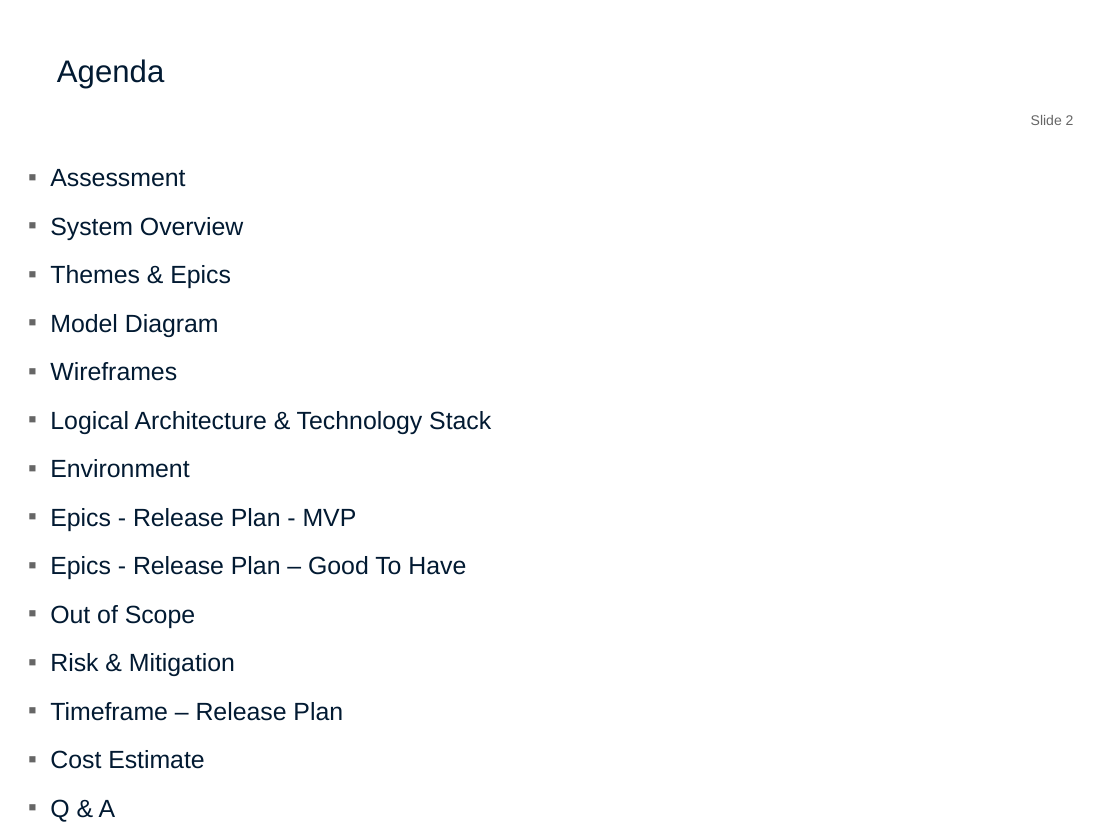
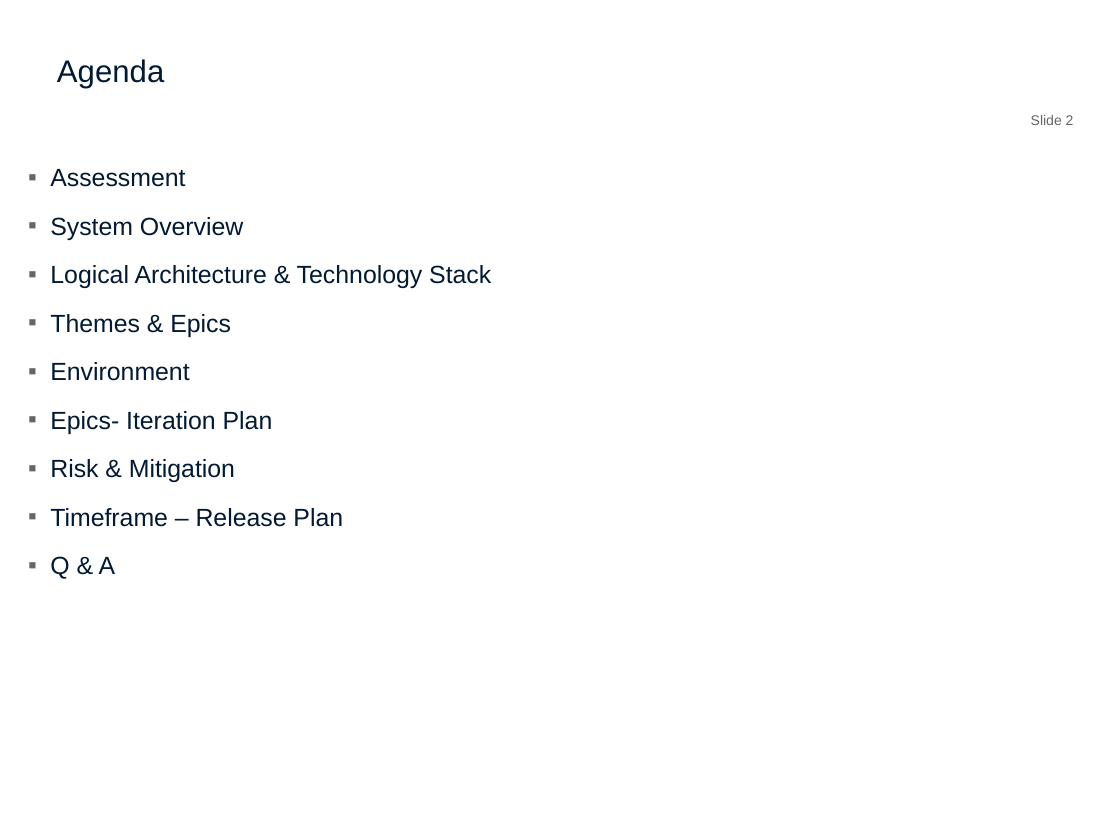
Before and after one commit to syedmehdifaraz/CateringService, a slide deck: slide 2 of Inception/CateringServices_InceptionPresentation_v1.pptx. Drawn at 1120x840 pixels with LibreOffice and Linux fonts; fonts in the diff are those of the drawing; background and template pictures are left out. Boxes give left, top, right and bottom in pixels: in the first picture for what was removed or moved away, otherwise in the second. Text is boxed around its words. In the diff, an @@ line names an element or a change of style, - is before the commit and + after.

```diff
--- a/Inception/CateringServices_InceptionPresentation_v1.pptx
+++ b/Inception/CateringServices_InceptionPresentation_v1.pptx
@@ text at (x1=50, y1=265, x2=491, y2=288): paragraph added @@
+▪ Logical Architecture & Technology Stack
@@ text at (x1=50, y1=314, x2=491, y2=434): paragraphs removed @@
-▪ Model Diagram
-▪ Wireframes
-▪ Logical Architecture & Technology Stack
@@ text at (x1=50, y1=411, x2=273, y2=434): text changed @@
-▪ Epics - Release Plan - MVP
-▪ Epics - Release Plan – Good To Have
-▪ Out of Scope
+▪ Epics- Iteration Plan
@@ text at (x1=50, y1=750, x2=204, y2=769): paragraph removed @@
-▪ Cost Estimate
```
Also in this commit, not shown: 5 other slides changed, 2 slides removed.
